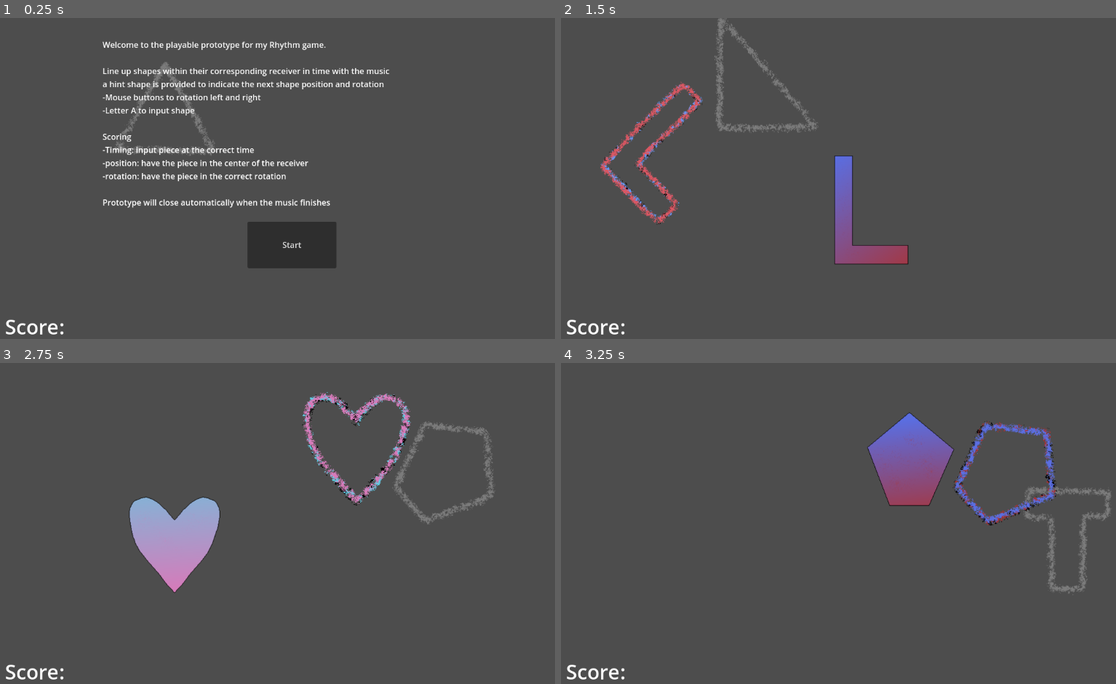
Above: before the commit, frames 1-4 (two rows, left to right).
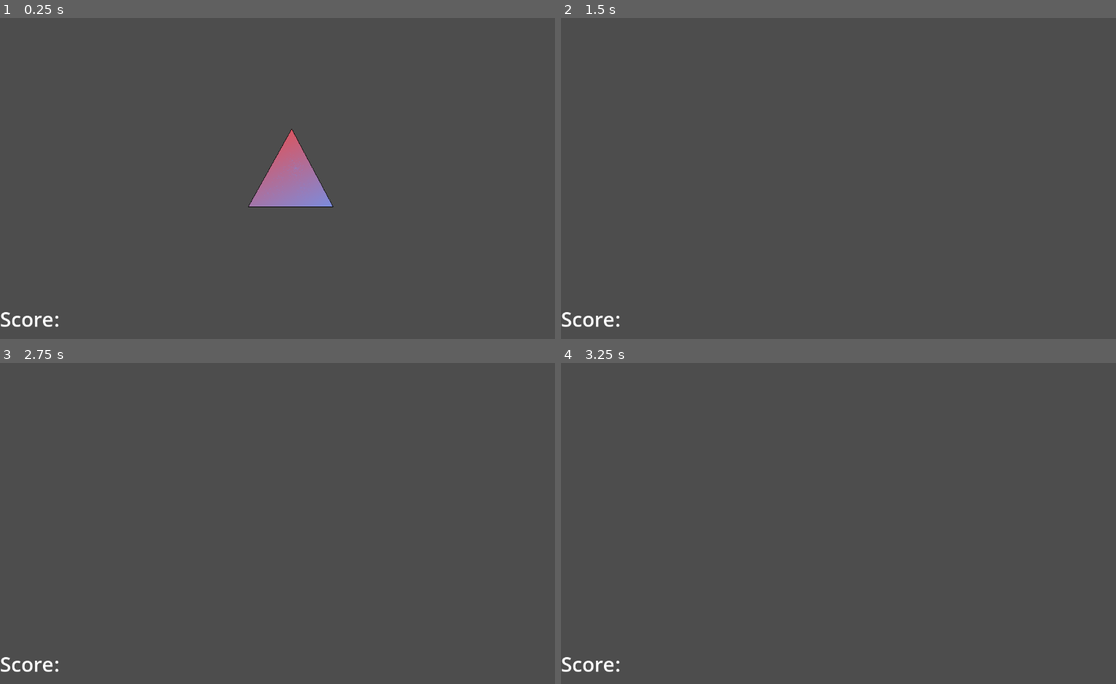
Above: after the commit, the same moments.

Repository: SucellosMusic/first-rhythm-game
Game: Godot game, scene res://Scenes/Levels/play_area.tscn
The game is run twice, just before and just after one commit, with the same random seed, the same clock (stepped at 60 frames per second) and the same inputs.
Inputs (mouse positions are in pixels of both pictures, inside the frame that each line leads up to):
- Up to frame 1 (0.25 s): no input
- Up to frame 2 (1.5 s): click (855, 245) at 0.5 s, where only the run before the commit has a clickable "Start"; move the mouse to (977, 165) at 1.27 s; tap S (Input Shape) at 1.35 s
- Up to frame 3 (2.75 s): move the mouse to (172, 542) at 2.02 s; tap S (Input Shape) at 2.1 s
- Up to frame 4 (3.25 s): move the mouse to (910, 456) at 2.77 s; click (910, 456) at 2.85 s; tap S (Input Shape) at 3.05 s

The runs differ from the first frame. In frame 1, 7.9% of the frame differs, in the area x 0-71%, y 7-99%; in frame 2, 4.0%; in frame 3, 5.3%; in frame 4, 5.1%.
Error after the commit: Invalid assignment of property or key 'text' with value of type 'String' on a base object of type 'null instance'. (res://Scenes/Levels/play_area.gd:151)

Commit message:
Scene Rework
created separate scene for receiver sequences, refactoring prototype to be more modular and to stream line the process for creating new levels and sequences.

Diff:
--- /dev/null
+++ b/Scenes/Levels/level_1.gd
@@ -0,0 +1,41 @@
+extends Node2D
+
+#audio
+@onready var audioPlayer : AudioStreamPlayer = $AudioStreamPlayer
+
+#shapes
+@onready var shapes = $"Assigned Shapes".get_children()
+@onready var hints = $Hints.get_children()
+@onready var receivers = $Receivers.get_children()
+@onready var altReceivers = $"Alt Receivers".get_children()
+
+#collision detectors
+var shapePerf : Array[Area2D] = []
+var shapeGreat : Array[Area2D] = []
+var shapeOkay : Array[Area2D] = []
+
+#time
+@onready var syncToStart : float = AudioServer.get_time_to_next_mix()
+@export var bpm : float;
+@onready var beatTimer : Timer = $Beats
+@export var beatOffset : float;
+@onready var beat : float = (60/bpm)
+
+#misc var
+@onready var shapeSTORAGE = Vector2(-500, 400)
+@onready var receiverSTORAGE = Vector2(-500, 150)
+@onready var altReceiverStorage = Vector2(-500, 650)
+@onready var hintsStorage = Vector2(-500, 900)
+
+#sequences
+@onready var sequenceOne = $Sequencer
+
+func _ready() -> void:
+	for s in shapes:
+		shapePerf.append(s.get_child(1))
+		shapeGreat.append(s.get_child(2))
+		shapeOkay.append(s.get_child(3))
+
+
+func _process(delta: float) -> void:
+	pass
--- /dev/null
+++ b/Scenes/Levels/level_1.tscn
@@ -0,0 +1,26 @@
+[gd_scene load_steps=7 format=3 uid="uid://bpkjgdxj4w1c3"]
+
+[ext_resource type="PackedScene" uid="uid://cfyncxwjlvw0v" path="res://Scenes/Assigned Shapes/assigned_shapes.tscn" id="1_23prg"]
+[ext_resource type="Script" path="res://Scenes/Levels/level_1.gd" id="1_s7wna"]
+[ext_resource type="PackedScene" uid="uid://b4e80mv55y453" path="res://Scenes/Hints/hints.tscn" id="2_qll7g"]
+[ext_resource type="PackedScene" uid="uid://d1s6kaaw7tf2l" path="res://Scenes/Receiver Shapes/alt_receivers.tscn" id="3_7ky36"]
+[ext_resource type="PackedScene" uid="uid://d0jbkh7knwqo" path="res://Scenes/Receiver Shapes/receivers.tscn" id="4_i70i7"]
+[ext_resource type="PackedScene" uid="uid://elgpgmehfkrw" path="res://Scenes/score_text.tscn" id="5_q7k4a"]
+
+[node name="Level 1" type="Node2D"]
+script = ExtResource("1_s7wna")
+
+[node name="Assigned Shapes" parent="." instance=ExtResource("1_23prg")]
+
+[node name="Hints" parent="." instance=ExtResource("2_qll7g")]
+
+[node name="Alt Receivers" parent="." instance=ExtResource("3_7ky36")]
+
+[node name="Receivers" parent="." instance=ExtResource("4_i70i7")]
+
+[node name="Beats" type="Timer" parent="."]
+
+[node name="Score Text" parent="." instance=ExtResource("5_q7k4a")]
+z_index = 10
+
+[node name="AudioStreamPlayer" type="AudioStreamPlayer" parent="."]
--- a/Scenes/Levels/play_area.gd
+++ b/Scenes/Levels/play_area.gd
@@ -1,8 +1,4 @@
 extends Node2D
-
-#UI
-@onready var startButton : Button = $Start
-@onready var instructions : Label = $Instructions
 
 #Audio
 @onready var audioPlayer : AudioStreamPlayer = $AudioStreamPlayer
@@ -13,15 +9,7 @@
 @onready var altReceivers = $"Alt Receivers".get_children()
 @onready var hints = $Hints.get_children()
 
-#path
-@onready var pathFollow : PathFollow2D = $"Path2D/PathFollow2D"
-@onready var pathFollowTwo : PathFollow2D = $Path2D/PathFollow2D2
-@onready var receiverPos : Node2D = $"Path2D/PathFollow2D/Receiver Positioner"
-@onready var hintPos : Node2D = $"Path2D/PathFollow2D2/Hint Positioner"
-
-#Sequences
-@export_range(0, 6) var receiverPattern : Array[int];
-@export_range(-135, 180, 45) var receiverOrientation : Array[int]
+#Sequencer
 var hintSelection : int = 1
 var selection : int = 0
 var currSelection : int;
@@ -36,12 +24,14 @@
 var shapeGreat : Array[Area2D] = []
 var shapeOkay : Array[Area2D] = []
 
+
 #time
 @onready var syncToStart : float = AudioServer.get_time_to_next_mix()
 @export var bpm : float;
-@onready var beats : float = (1/bpm)*60
 @onready var beatTimer : Timer = $Beats
 @export var beatOffset : float;
+@onready var beat : float = (60/bpm)
+
 
 #misc var
 @onready var shapeSTORAGE = Vector2(-500, 400)
@@ -62,6 +52,7 @@
 
 
 func _ready() ->void:
+	Input.set_mouse_mode(Input.MOUSE_MODE_HIDDEN)
 	for s in shapes:
 		s.position = shapeSTORAGE
 		shapePerf.append(s.get_child(1))
@@ -82,16 +73,12 @@
 	for ara in altRecAnimate:
 		ara.play()
 
-	pathFollowTwo.progress = 200
 
-func _on_start_pressed() -> void:
-	Input.set_mouse_mode(Input.MOUSE_MODE_HIDDEN)
 	audioPlayer.play()
 	beatTimer.start(syncToStart + beatOffset)
+
 	next_shape()
 	startSequence = true
-	startButton.hide()
-	instructions.hide()
 
 
 func get_score() -> void:
@@ -141,35 +128,25 @@
 		hintSelection += 1
 
 
-	currSelection = receiverPattern[selection]
-	currRotation = receiverOrientation[selection]
-	hintCurrSelection = receiverPattern[hintSelection]
-	hintRotation = receiverOrientation[hintSelection]
-
-
-
 func _on_in_timer_timeout() -> void:
-	beatTimer.start(beats)
+	beatTimer.start(beat)
 	next_shape()
 	startSequence = true
 	takeScore = true
-	pathFollow.progress += 200
-	pathFollowTwo.progress += 200
 
 func _process(delta: float) -> void:
 	hints[hintPrevSelection].position = hintsStorage
 	receivers[prevSelection].position = receiverSTORAGE
 	shapes[prevSelection].position = shapeSTORAGE
 
-	hints[hintCurrSelection].position = hintPos.global_position
+
 	hints[hintCurrSelection].rotation_degrees = hintRotation
 
 	if startSequence == true:
-		receivers[currSelection].position = receiverPos.global_position
 		receivers[currSelection].rotation_degrees = currRotation
 		shapes[currSelection].position = get_local_mouse_position()
 
-	if Input.is_action_just_pressed("letter_A"):
+	if Input.is_action_just_pressed("Input Shape"):
 		get_score()
 		scoreDisplay.text = str(totalScore)
 
--- a/Scenes/Levels/play_area.tscn
+++ b/Scenes/Levels/play_area.tscn
@@ -23,6 +23,7 @@
 [ext_resource type="PackedScene" uid="uid://wgdnxwahtgrt" path="res://Scenes/Hints/star_hint.tscn" id="20_7sxmr"]
 [ext_resource type="PackedScene" uid="uid://dvhiymgaq26iq" path="res://Scenes/Hints/t_hint.tscn" id="21_18lii"]
 [ext_resource type="PackedScene" uid="uid://cfrxj2lsh51qj" path="res://Scenes/Hints/r_tri_hint.tscn" id="22_etebq"]
+[ext_resource type="PackedScene" uid="uid://elgpgmehfkrw" path="res://Scenes/score_text.tscn" id="24_3an6p"]
 
 [sub_resource type="Curve2D" id="Curve2D_j2n5h"]
 _data = {
@@ -30,16 +31,11 @@
 }
 point_count = 10
 
-[sub_resource type="LabelSettings" id="LabelSettings_6k64h"]
-font_size = 40
-
-[sub_resource type="LabelSettings" id="LabelSettings_6gwfb"]
-font_size = 62
-
 [node name="Play Area" type="Node2D"]
 script = ExtResource("1_h34r3")
 receiverPattern = Array[int]([0, 2, 4, 6, 1, 3, 6])
 receiverOrientation = Array[int]([0, 45, 0, -45, 0, 45, 0])
+nextBeat = Array[int]([0, 0, 0, 0, 0, 0])
 bpm = 120.0
 beatOffset = 0.75
 
@@ -162,46 +158,6 @@
 [node name="AudioStreamPlayer" type="AudioStreamPlayer" parent="."]
 stream = ExtResource("16_ac5yk")
 
-[node name="Score Text" type="Label" parent="."]
-offset_left = 10.0
-offset_top = 583.0
-offset_right = 208.0
-offset_bottom = 684.0
-text = "Score: "
-label_settings = SubResource("LabelSettings_6k64h")
-
-[node name="Score Int" type="Label" parent="."]
-offset_left = 136.0
-offset_top = 588.0
-offset_right = 298.0
-offset_bottom = 678.0
-label_settings = SubResource("LabelSettings_6gwfb")
-
-[node name="Start" type="Button" parent="."]
-offset_left = 490.0
-offset_top = 403.0
-offset_right = 666.0
-offset_bottom = 495.0
-text = "Start"
-
-[node name="Instructions" type="Label" parent="."]
-offset_left = 203.0
-offset_top = 41.0
-offset_right = 975.0
-offset_bottom = 373.0
-text = "Welcome to the playable prototype for my Rhythm game.
-
-Line up shapes within their corresponding receiver in time with the music
-a hint shape is provided to indicate the next shape position and rotation
--Mouse buttons to rotation left and right
--Letter A to input shape
-
-Scoring
--Timing: input piece at the correct time
--position: have the piece in the center of the receiver
--rotation: have the piece in the correct rotation
-
-Prototype will close automatically when the music finishes"
+[node name="Score Text" parent="." instance=ExtResource("24_3an6p")]
 
 [connection signal="timeout" from="Beats" to="." method="_on_in_timer_timeout"]
-[connection signal="pressed" from="Start" to="." method="_on_start_pressed"]
--- /dev/null
+++ b/Scenes/score_text.tscn
@@ -0,0 +1,22 @@
+[gd_scene load_steps=3 format=3 uid="uid://elgpgmehfkrw"]
+
+[sub_resource type="LabelSettings" id="LabelSettings_6k64h"]
+font_size = 40
+
+[sub_resource type="LabelSettings" id="LabelSettings_6gwfb"]
+font_size = 62
+
+[node name="Score Text" type="Label"]
+offset_top = 568.0
+offset_right = 198.0
+offset_bottom = 669.0
+text = "Score: "
+label_settings = SubResource("LabelSettings_6k64h")
+
+[node name="Score Int" type="Label" parent="."]
+layout_mode = 0
+offset_left = 128.0
+offset_top = -8.0
+offset_right = 504.0
+offset_bottom = 78.0
+label_settings = SubResource("LabelSettings_6gwfb")
--- /dev/null
+++ b/Scenes/sequenceA.tscn
@@ -0,0 +1,37 @@
+[gd_scene load_steps=3 format=3 uid="uid://dng3h5awxp8ai"]
+
+[ext_resource type="Script" path="res://sequencer.gd" id="1_jtd8y"]
+
+[sub_resource type="Curve2D" id="Curve2D_xmpew"]
+_data = {
+"points": PackedVector2Array(0, 0, 0, 0, 7.85222, 616, 0, 0, 0, 0, 259.123, -11.2, 0, 0, 0, 0, 636.03, 705.6, 0, 0, 0, 0, 887.301, -11.2)
+}
+point_count = 4
+
+[node name="SequencerA" type="Node"]
+script = ExtResource("1_jtd8y")
+hintStart = 200
+incrementValue = 200
+
+[node name="Path2D" type="Path2D" parent="."]
+position = Vector2(120, 72)
+scale = Vector2(1.01882, 0.714286)
+curve = SubResource("Curve2D_xmpew")
+
+[node name="Receiver Position Setter" type="PathFollow2D" parent="Path2D"]
+position = Vector2(7.85222, 616)
+rotation = -1.18975
+
+[node name="Receiver Position" type="Node2D" parent="Path2D/Receiver Position Setter"]
+
+[node name="Hint Position Setter" type="PathFollow2D" parent="Path2D"]
+position = Vector2(7.85222, 616)
+rotation = -1.18975
+
+[node name="Hint Position" type="Node2D" parent="Path2D/Hint Position Setter"]
+
+[node name="ColorRect" type="ColorRect" parent="."]
+offset_top = 512.0
+offset_right = 384.0
+offset_bottom = 648.0
+color = Color(0, 0, 0, 0.184314)
--- a/project.godot
+++ b/project.godot
@@ -14,10 +14,6 @@
 run/main_scene="res://Scenes/Levels/play_area.tscn"
 config/features=PackedStringArray("4.3", "Forward Plus")
 config/icon="res://icon.svg"
-
-[autoload]
-
-AudioSync="*res://Scenes/Menus/scripts/audio_sync.gd"
 
 [display]
 
--- /dev/null
+++ b/sequencer.gd
@@ -0,0 +1,52 @@
+extends Node
+
+#selector
+var currSelection : int;
+var prevSelection : int;
+
+#storage
+@onready var shapeSTORAGE = Vector2(-500, 400)
+@onready var receiverSTORAGE = Vector2(-500, 150)
+@onready var altReceiverStorage = Vector2(-500, 650)
+@onready var hintsStorage = Vector2(-500, 900)
+
+#positions
+@onready var recPosSetter : PathFollow2D = $"Path2D/Receiver Position Setter"
+@onready var recPosition : Node2D = $"Path2D/Receiver Position Setter/Receiver Position"
+@onready var hintPosSetter : PathFollow2D = $"Path2D/Hint Position Setter"
+@onready var hintPosition : Node2D = $"Path2D/Hint Position Setter/Hint Position"
+@export var posStart : int;
+@export var hintStart : int;
+@export var incrementValue : int;
+
+#arrays
+@export_range(0, 6) var receiverPattern : Array[int];
+@export_range(-135, 180, 45) var receiverOrientation : Array[int];
+@export_range(-135, 180, 45) var hintOrientation : Array[int];
+@export_enum("Eighth:.5", "Quarter:1", "Half:2", "Whole:4") var nextBeat : Array[int];
+
+#current
+var currRecShape : int;
+var currRecOrientation : int;
+var currHintOrientation : int;
+var currNextBeat : int;
+
+func _ready() -> void:
+	pass
+
+func set_current() -> void:
+	prevSelection = currSelection
+	currSelection += 1
+
+	currRecShape = receiverPattern[currSelection]
+	currRecOrientation = receiverOrientation[currSelection]
+	currHintOrientation = hintOrientation[currSelection]
+	currNextBeat = nextBeat[currSelection]
+
+func set_initial_position() -> void:
+	recPosSetter.progress = posStart
+	hintPosSetter.progress = hintStart
+
+func set_next_position() -> void:
+	recPosSetter.progress += incrementValue
+	hintPosSetter.progress += incrementValue
Not shown: 1 places in Scenes/Levels/play_area.tscn that only renumber resources
